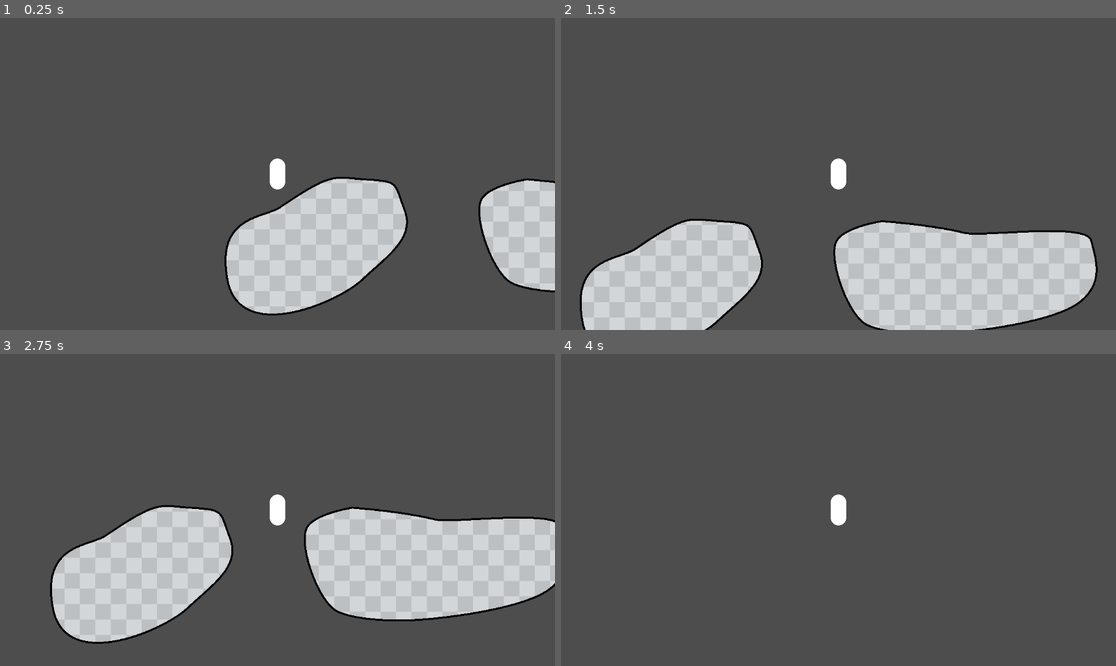
Above: before the commit, frames 1-4 (two rows, left to right).
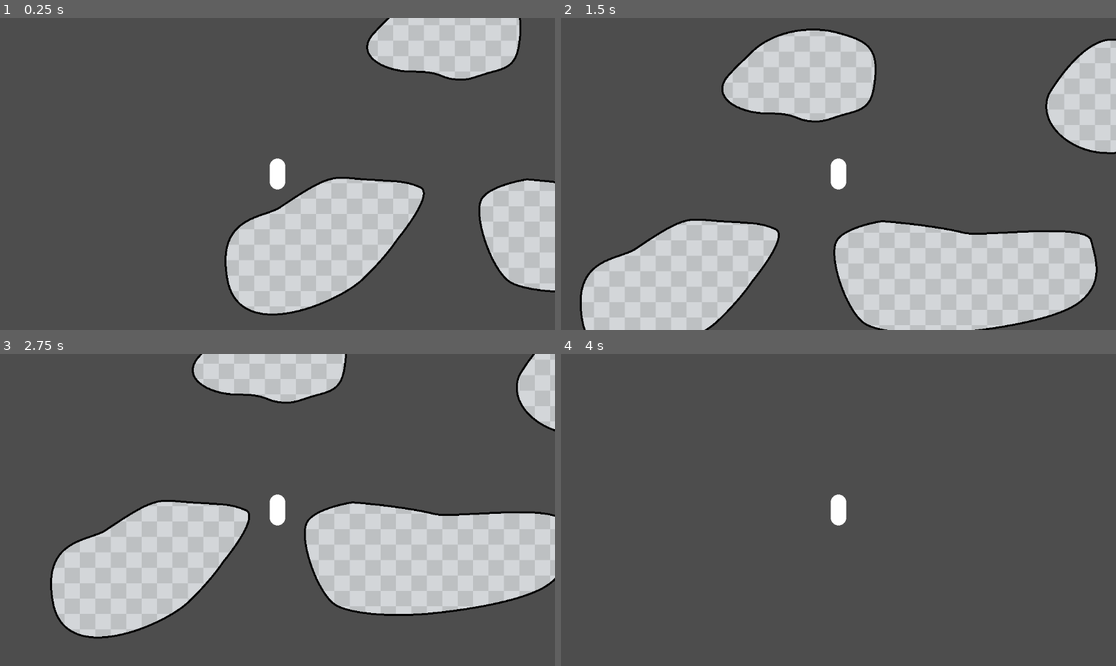
Above: after the commit, the same moments.

Repository: cookie1170/godot-terrain-from-curves-test
Game: Godot game, scene res://demo/demo.tscn
Two runs of this game, one before a commit and one after it. Both use one fixed random seed, a clock stepped at 60 frames per second and the inputs below.
Inputs:
- Up to frame 1 (0.25 s): no input
- Up to frame 2 (1.5 s): tap Enter (ui_accept) at 0.5, 0.77 s; hold Right (ui_right) from 0.53 s (still down)
- Up to frame 3 (2.75 s): tap Enter (ui_accept) at 1.52 s; release Right (ui_right) at 2.03 s; hold Left (ui_left) from 2.03 s (still down)
- Up to frame 4 (4 s): release Left (ui_left) at 2.78 s; hold Right (ui_right) from 2.78 s (still down); tap Enter (ui_accept) at 3.02, 3.77 s

The runs differ from the first frame. In frame 1, 5.3% of the frame differs, in the area x 65-94%, y 0-83%; in frame 2, 11%, in the area x 28-100%, y 3-97%; in frame 3, 9.4%; in frame 4, nothing differs.

Commit message:
fixed up the demo and some other stuff i think

Diff:
--- a/demo/demo.tscn
+++ b/demo/demo.tscn
@@ -6,9 +6,9 @@
 
 [sub_resource type="Curve2D" id="Curve2D_aqvcn"]
 _data = {
-"points": PackedVector2Array(-107.756, 72.96, 107.756, -72.96, 184, 272, -68.6657, -4.40972, 68.6657, 4.40972, 360, 216, -22.0486, -58.5863, 22.0486, 58.5863, 440, 280, 49.6129, -47.0902, -49.6129, 47.0902,  …(104 unchanged characters)…
+"points": PackedVector2Array(-107.756, 72.96, 107.756, -72.96, 184, 272, -68.6657, -4.40972, 68.6657, 4.40972, 360, 216, -32.128, -13.2291, 32.128, 13.2291, 472, 232, 0, 0, 0, 0, 424.841, 340.284, 49.6129, -47.0902, -49.6129, 47.0902,  …(104 unchanged characters)…
 }
-point_count = 6
+point_count = 7
 
 [sub_resource type="Curve2D" id="Curve2D_o0ceg"]
 _data = {
@@ -16,11 +16,27 @@
 }
 point_count = 8
 
+[sub_resource type="Curve2D" id="Curve2D_fqm4e"]
+_data = {
+"points": PackedVector2Array(-82.5448, 39.685, 82.5448, -39.685, 1144, 128, -38.1407, -0.529732, 38.1407, 0.529732, 1296, 80, -18.0109, -23.3082, 18.0109, 23.3082, 1536, 104, 20.9763, -23.9729, -20.9763, 23.9729, 1544, 256, 42.7018, 14.2339, -42.7018, -14.2339, 1208, 368, -3.74577, 53.1899, 3.74577, -53.1899, 1064, 272, -32.3136, 25.9568, 32.3136, -25.9568, 1144, 128)
+}
+point_count = 7
+
+[sub_resource type="Curve2D" id="Curve2D_6ji1h"]
+_data = {
+"points": PackedVector2Array(41.655, -44.659, -41.655, 44.659, 216, -272, -61.8186, -0.0402603, 61.8186, 0.0402603, 296, -192, -32.6091, -3.27587, 32.6091, 3.27587, 384, -176, -39.9587, 10.2679, 39.9587, -10.2679, 464, -192, -4.1956, 57.6432, 4.1956, -57.6432, 520, -272, 60.57, 15.8602, -60.57, -15.8602, 440, -360, 41.4624, -40.6013, -41.4624, 40.6013, 264, -320, 27.2705, -29.3528, -27.2705, 29.3528, 216, -272)
+}
+point_count = 8
+
+[sub_resource type="Curve2D" id="Curve2D_0fu1f"]
+_data = {
+"points": PackedVector2Array(-29.2601, 49.0815, 29.2601, -49.0815, 864, -224, -54.7447, -13.2142, 54.7447, 13.2142, 1008, -336, -13.2142, -41.5305, 13.2142, 41.5305, 1208, -296, 31.4717, -13.471, -31.4717, 13.471, 1168, -136, 63.3051, 11.1739, -63.3051, -11.1739, 960, -104, -22.653, 55.6886, 22.653, -55.6886, 864, -224)
+}
+point_count = 6
+
 [node name="Demo" type="Node2D"]
 
 [node name="DemoPlayer" parent="." instance=ExtResource("1_cqinm")]
-speed = 450.0
-jump_vel = -600.0
 
 [node name="StaticBody2D" type="StaticBody2D" parent="."]
 
@@ -30,10 +46,29 @@
 script = ExtResource("1_o8ja8")
 polygon_texture = ExtResource("3_o0hd8")
 texture_scale = Vector2(8, 8)
-skip_error = null
 
 [node name="Terrain2" type="Path2D" parent="StaticBody2D"]
 curve = SubResource("Curve2D_o0ceg")
 script = ExtResource("1_o8ja8")
 polygon_texture = ExtResource("3_o0hd8")
 texture_scale = Vector2(8, 8)
+
+[node name="Terrain3" type="Path2D" parent="StaticBody2D"]
+position = Vector2(8, 0)
+curve = SubResource("Curve2D_fqm4e")
+script = ExtResource("1_o8ja8")
+polygon_texture = ExtResource("3_o0hd8")
+texture_scale = Vector2(8, 8)
+
+[node name="Terrain4" type="Path2D" parent="StaticBody2D"]
+position = Vector2(-16, 8)
+curve = SubResource("Curve2D_6ji1h")
+script = ExtResource("1_o8ja8")
+polygon_texture = ExtResource("3_o0hd8")
+texture_scale = Vector2(8, 8)
+
+[node name="Terrain5" type="Path2D" parent="StaticBody2D"]
+curve = SubResource("Curve2D_0fu1f")
+script = ExtResource("1_o8ja8")
+polygon_texture = ExtResource("3_o0hd8")
+texture_scale = Vector2(8, 8)
--- a/demo/demo_player.tscn
+++ b/demo/demo_player.tscn
@@ -11,8 +11,11 @@
 height = 64.0
 
 [node name="DemoPlayer" type="CharacterBody2D"]
-floor_snap_length = 4.0
+floor_max_angle = 1.22173
+floor_snap_length = 12.0
 script = ExtResource("1_h18qo")
+speed = 450.0
+jump_vel = -600.0
 
 [node name="Camera2D" type="Camera2D" parent="."]
 
--- a/terrain.gd
+++ b/terrain.gd
@@ -15,6 +15,11 @@
 		draw()
 		polygon_texture = value
 		polygon_texture.changed.connect(draw)
+## should the polygon use parent materials (useful for shaders)
+@export var polygon_use_parent_material: bool = true:
+	set(value):
+		draw()
+		polygon_use_parent_material = true
 ## should the polygon's texture be repeated
 @export var polygon_texture_repeat: CanvasItem.TextureRepeat = CanvasItem.TEXTURE_REPEAT_ENABLED:
 	set(value):
@@ -64,6 +69,11 @@
 		outline_texture = value
 		outline_texture.changed.connect(draw)
 ## texture mode of the outline
+## should the outline use parent materials (useful for shaders)
+@export var outline_use_parent_material: bool = true:
+	set(value):
+		draw()
+		outline_use_parent_material = true
 @export var outline_texture_mode: Line2D.LineTextureMode = Line2D.LINE_TEXTURE_TILE:
 	set(value):
 		draw()
@@ -123,6 +133,7 @@
 	polygon.texture_scale = texture_scale
 	polygon.texture_rotation = texture_rotation
 	polygon.texture_repeat = polygon_texture_repeat
+	polygon.use_parent_material = polygon_use_parent_material
 	terrain_parts.append(polygon)
 
 
@@ -156,3 +167,4 @@
 	outline.end_cap_mode = outline_cap_mode
 	outline.width = outline_width
 	outline.points = points
+	outline.use_parent_material = outline_use_parent_material
Not shown: 1 places in demo/demo.tscn that only renumber resources
Binary file removed: demo/demo_outline_texture.png
Not shown, removed: demo/demo_outline_texture.png.import
